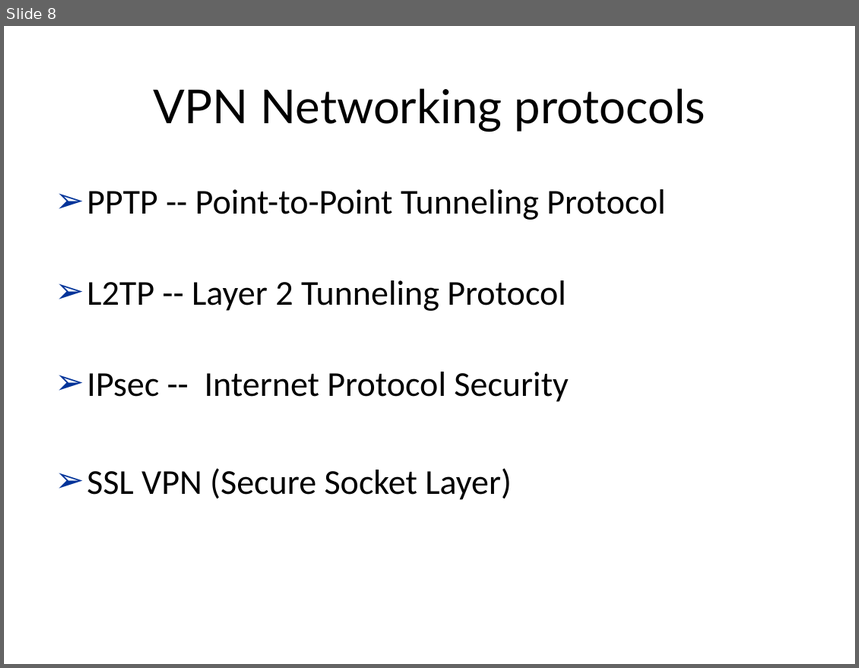
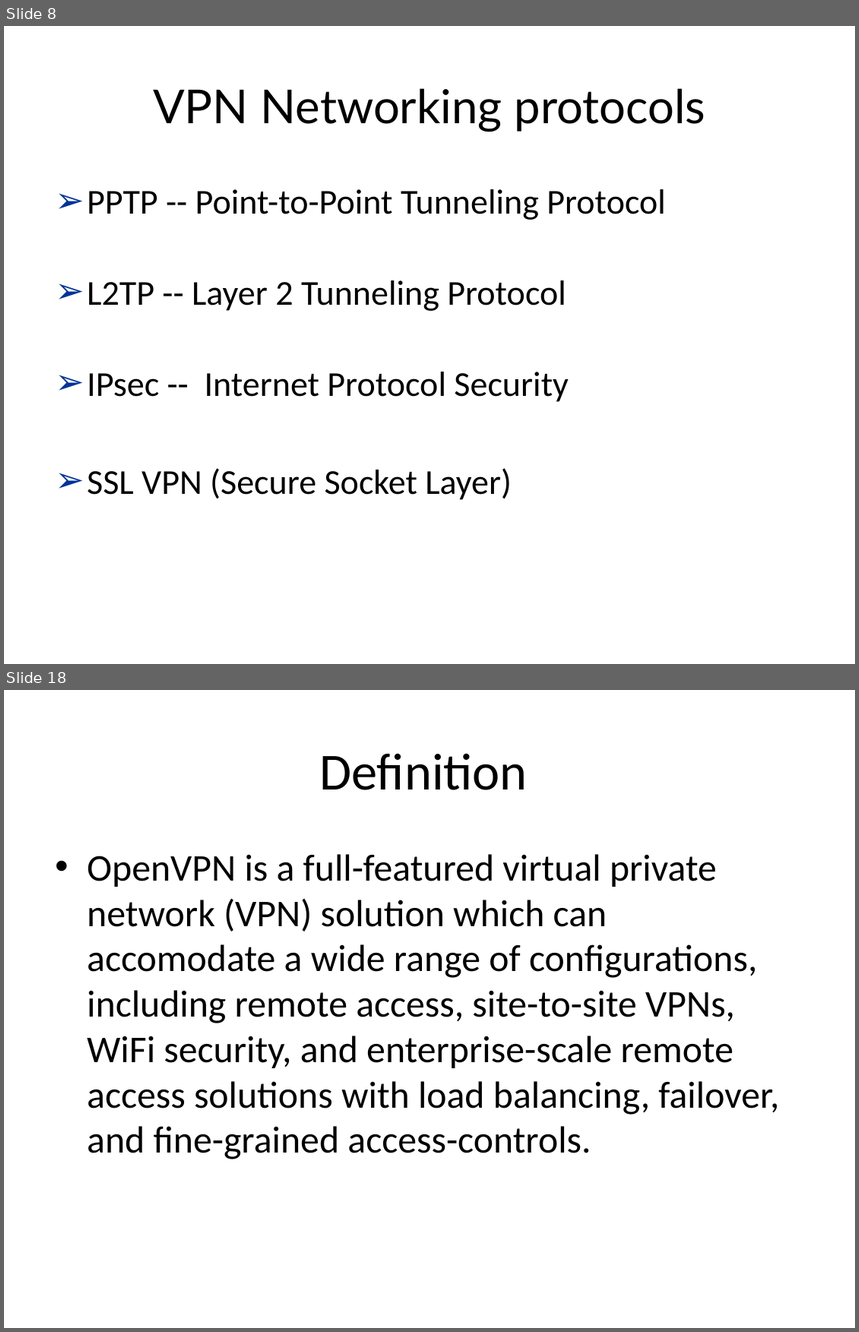
Before and after one commit to congnv8192/virtual-private-network-demo, a slide deck: present/VIRTUAL PRIVATE NETWORKS.pptx. Shown one above the other, each under a label of ours: slide 8 before the commit, slides 8 and 18 after it; the slides between them are not shown. The pictures are 859x668 and 859x1332 pixels, drawn with LibreOffice and Linux fonts; fonts in the diff are those of the drawing; background and template pictures are left out. Boxes give left, top, right and bottom in pixels: in the first picture for what was removed or moved away, otherwise in the second. Text is boxed around its words. In the diff, an @@ line names an element or a change of style, - is before the commit and + after.

```diff
--- a/present/VIRTUAL PRIVATE NETWORKS.pptx
+++ b/present/VIRTUAL PRIVATE NETWORKS.pptx
@@ slide 18 added at box(4, 690, 855, 1328), background picture (left out) @@
@@ title added at box(319, 753, 528, 790), 44 pt, text #000000 @@
+Definition
@@ text added at box(87, 854, 779, 1160), 32 pt, text #000000 @@
+• OpenVPN is a full-featured virtual private network (VPN) solution which can accomodate a wide range of configurations, including remote access, site-to-site VPNs, WiFi security, and enterprise-scale remote access solutions with load balancing, failover, and fine-grained access-controls.
```
Also in this commit, not shown: 10 slides changed, 10 other slides added, 12 other files.
